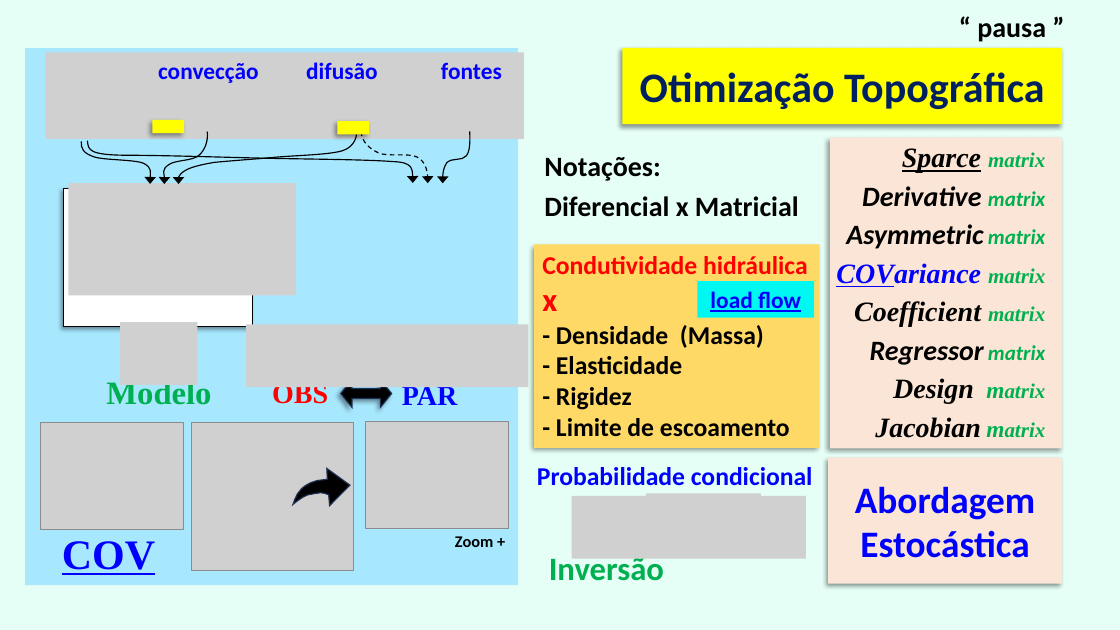
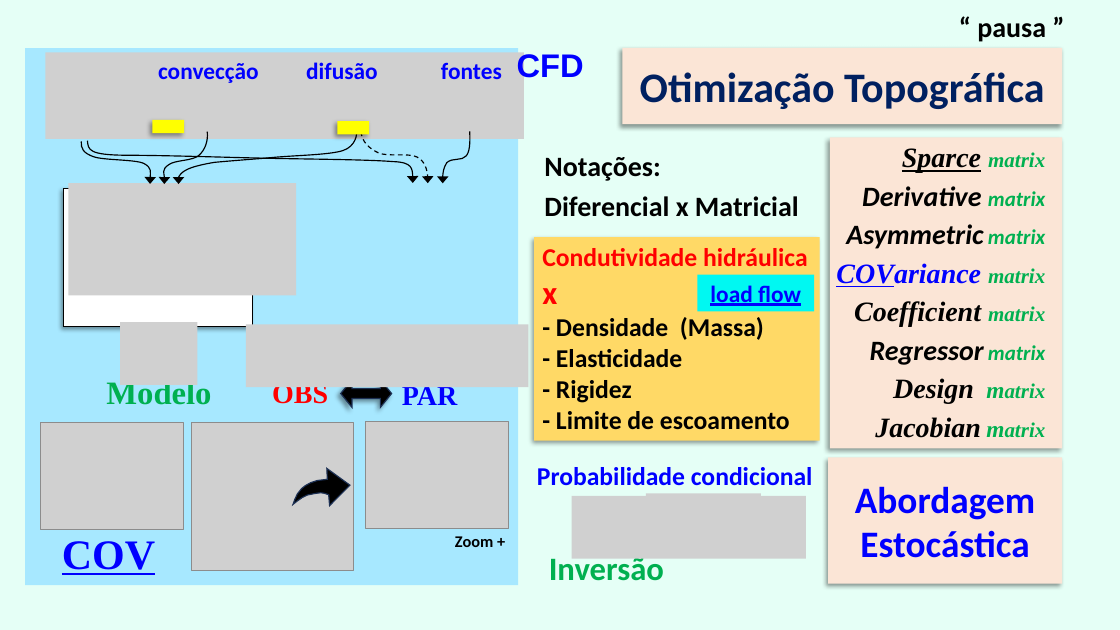
Before and after one commit to grossiRM/AM_FEG, a slide deck: slide 7 of Plano_V02_iii_AM_FEG/d_Topicos Especiais - Introducao a Manufatura Aditiva para Metais.pptx (slide 6 before the commit). Drawn at 1120x630 pixels with LibreOffice and Linux fonts; fonts in the diff are those of the drawing; grey boxes stand for pictures. Boxes give left, top, right and bottom in pixels: in the first picture for what was removed or moved away, otherwise in the second. Text is boxed around its words. In the diff, an @@ line names an element or a change of style, - is before the commit and + after.

```diff
--- a/Plano_V02_iii_AM_FEG/d_Topicos Especiais - Introducao a Manufatura Aditiva para Metais.pptx
+++ b/Plano_V02_iii_AM_FEG/d_Topicos Especiais - Introducao a Manufatura Aditiva para Metais.pptx
@@ text added at (517,50,584,82), 28 pt, text #0000FF, bold @@
+CFD
@@ rectangle "Otimização Topográfica" at (623,48,1063,124): fill #FFFF00 to #FBE5D6 @@
@@ rectangle "Condutividade hidráulica x": place and size @@
-rectangle "Condutividade hidráulica x" at (534,245,820,448)
+rectangle "Condutividade hidráulica x" at (534,237,820,440)
@@ rectangle "load flow": place and size @@
-rectangle "load flow" at (697,281,814,318)
+rectangle "load flow" at (697,275,814,312)
```
Also in this commit, not shown: 10 other slides changed, 6 slides removed, 1 other file.
